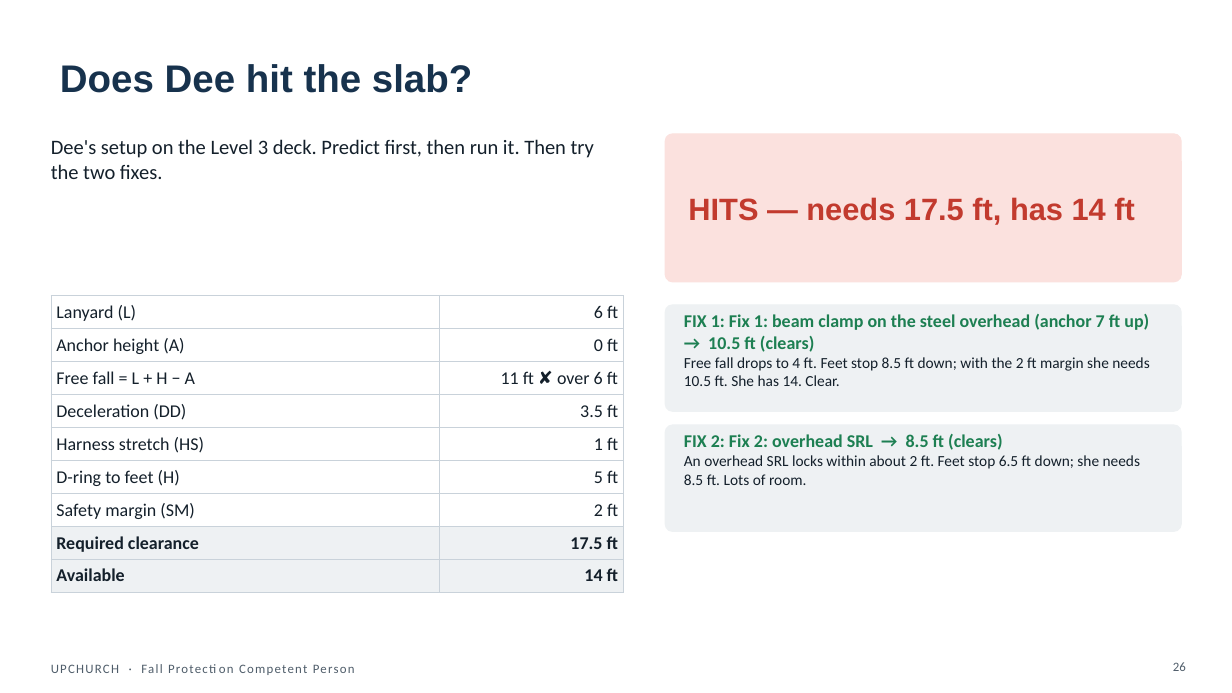
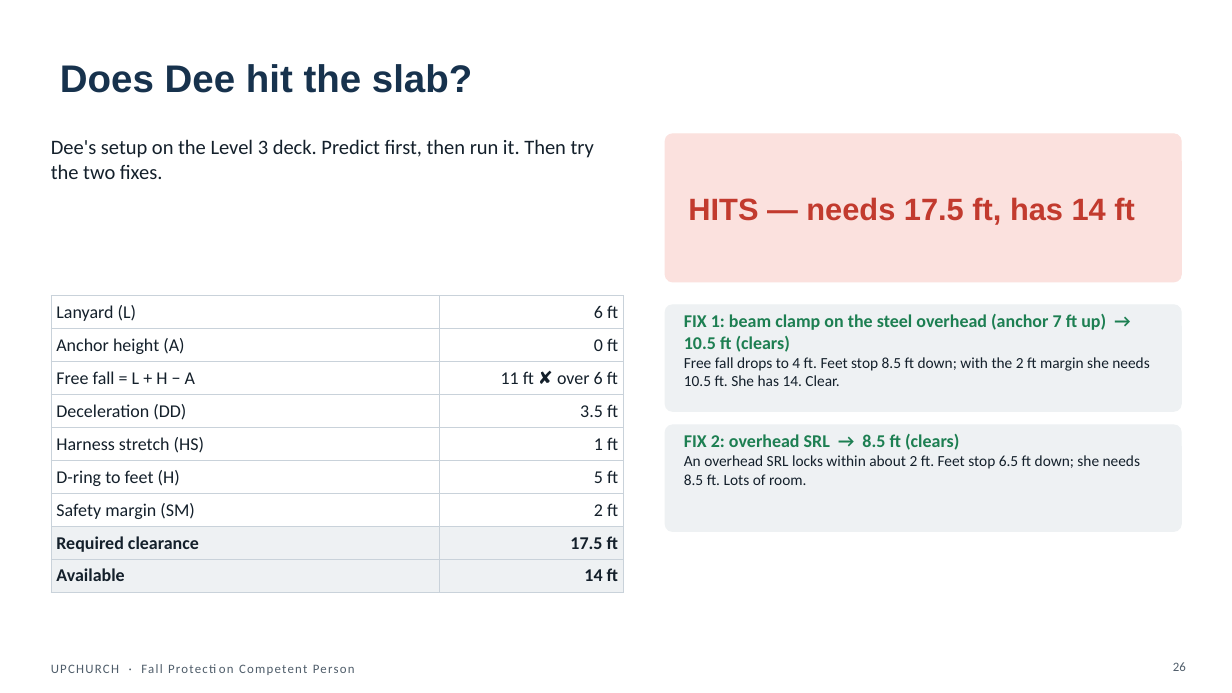
Before and after one commit to jeancastillo1983-max/index, a slide deck: slide 26 of deliverables/powerpoint/FPCP_M5_anchors-connectors-and-clearance.pptx. Drawn at 1232x693 pixels with LibreOffice and Linux fonts; fonts in the diff are those of the drawing. Boxes give left, top, right and bottom in pixels: in the first picture for what was removed or moved away, otherwise in the second. Text is boxed around its words. In the diff, an @@ line names an element or a change of style, - is before the commit and + after.

```diff
--- a/deliverables/powerpoint/FPCP_M5_anchors-connectors-and-clearance.pptx
+++ b/deliverables/powerpoint/FPCP_M5_anchors-connectors-and-clearance.pptx
@@ text at box(684, 314, 1106, 352): text changed @@
-FIX 1: Fix 1: beam clamp on the steel overhead (anchor 7 ft up) → 10.5 ft (clears)
+FIX 1: beam clamp on the steel overhead (anchor 7 ft up) → 10.5 ft (clears)
@@ text at box(684, 434, 959, 450): text changed @@
-FIX 2: Fix 2: overhead SRL → 8.5 ft (clears)
+FIX 2: overhead SRL → 8.5 ft (clears)
```
Also in this commit, not shown: 14 other slides changed, 2 slides added, 45 other files.
